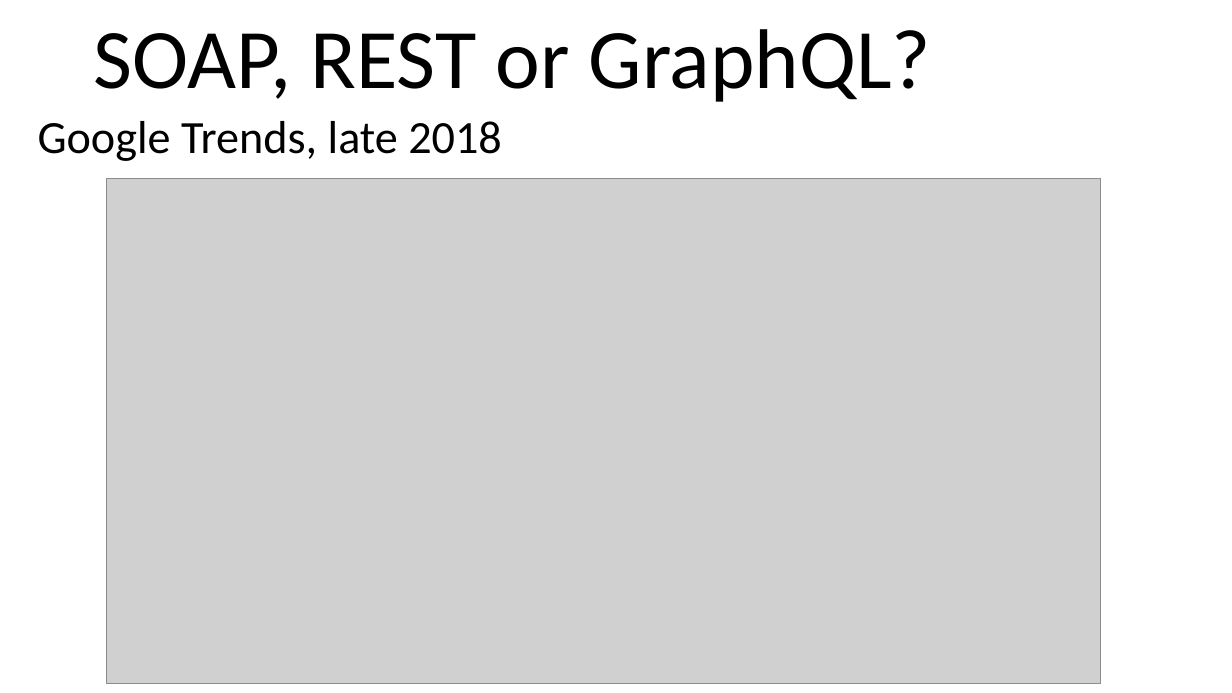
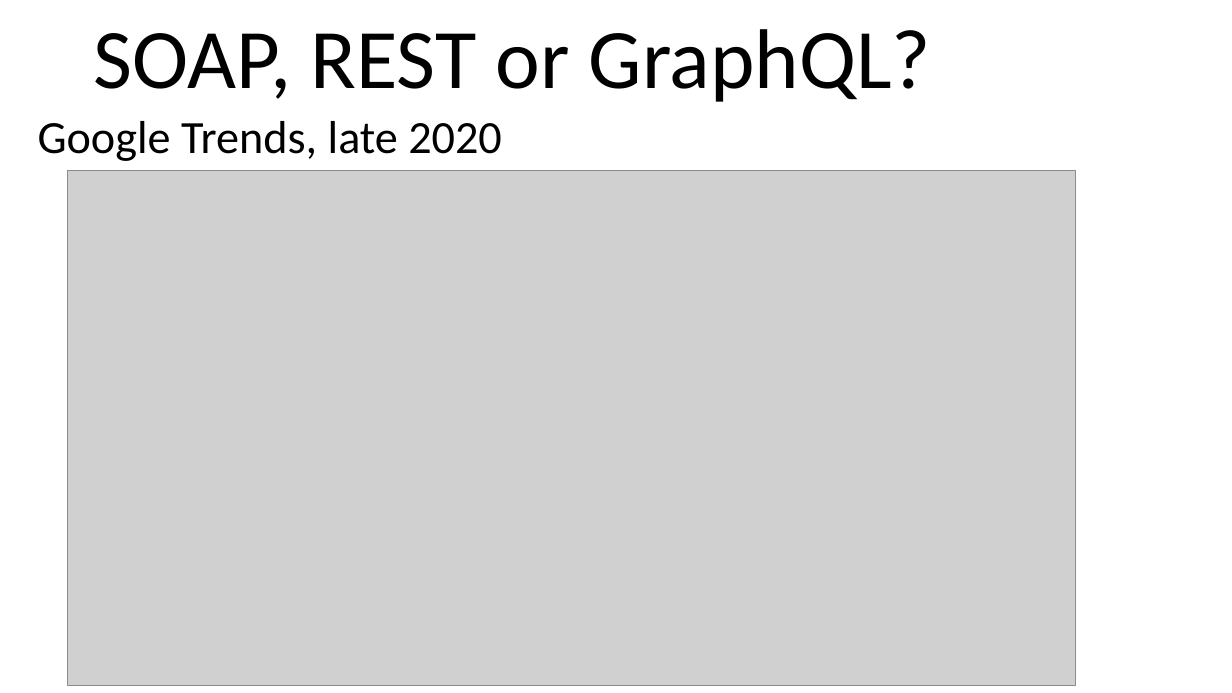
Before and after one commit to arcuri82/testing_security_development_enterprise_systems, a slide deck: slide 5 of doc/advanced/slides/lesson_07.pptx. Drawn at 1232x693 pixels with LibreOffice and Linux fonts; fonts in the diff are those of the drawing; grey boxes stand for pictures. Boxes give left, top, right and bottom in pixels: in the first picture for what was removed or moved away, otherwise in the second. Text is boxed around its words. In the diff, an @@ line names an element or a change of style, - is before the commit and + after.

```diff
--- a/doc/advanced/slides/lesson_07.pptx
+++ b/doc/advanced/slides/lesson_07.pptx
@@ text at box(38, 121, 502, 161): text changed @@
-Google Trends, late 2018
+Google Trends, late 2020
@@ picture: place and size @@
-picture at box(106, 178, 1101, 683)
+picture at box(67, 171, 1076, 686)
```
Also in this commit, not shown: 2 other files.
